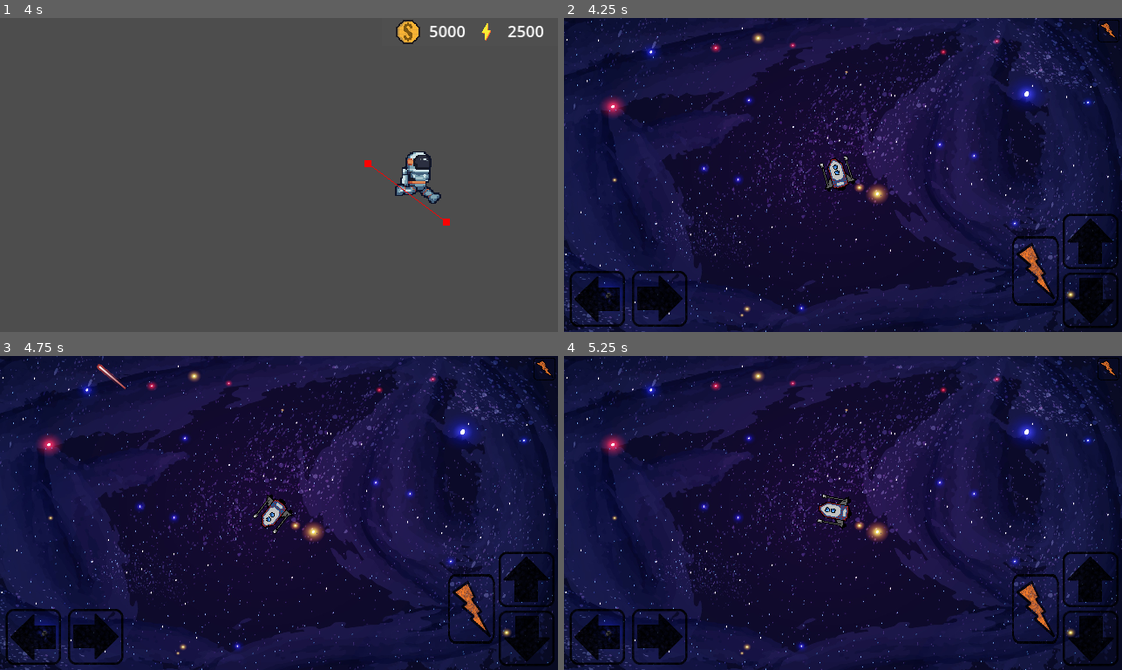
Above: before the commit, frames 1-4 (two rows, left to right).
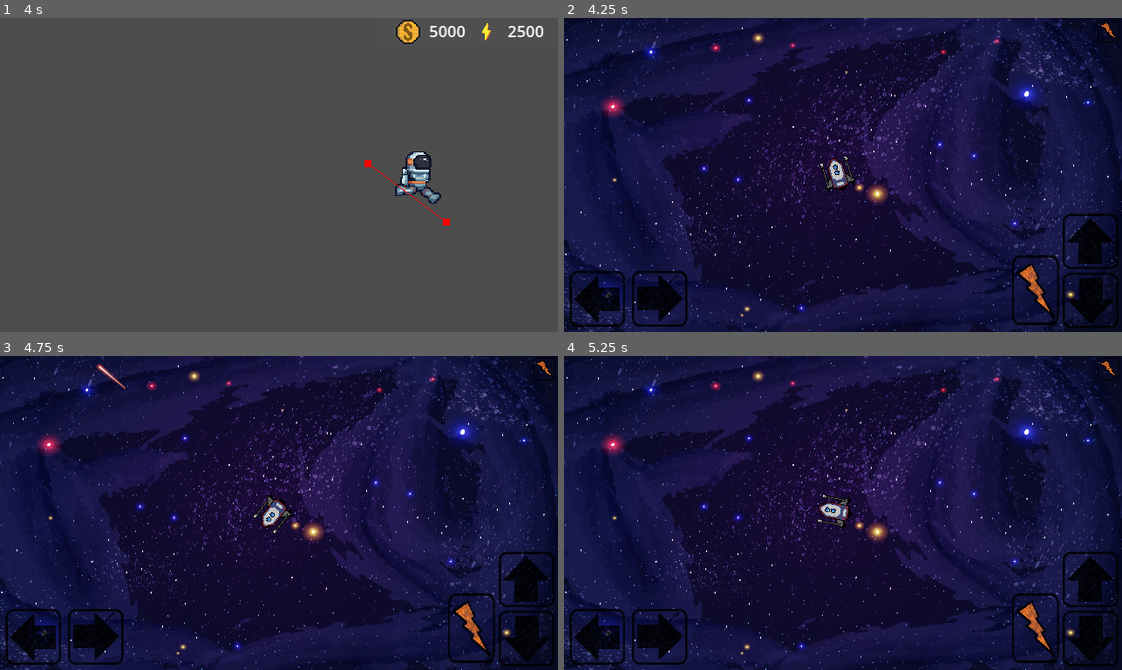
Above: after the commit, the same moments.

Repository: AmirKarma/MESSAG
Game: Godot game, scene res://Welt/world.tscn
The game is run twice, just before and just after one commit, with the same random seed, the same clock (stepped at 60 frames per second) and the same inputs.
Inputs (mouse positions are in pixels of both pictures, inside the frame that each line leads up to):
- Up to frame 1 (4 s): move the mouse to (401, 159) at 0.52 s; press the mouse at (401, 159) at 0.53 s; hold Right (rechts) 0.53-1.28 s; move the mouse to (167, 190) at 1.27 s; release the mouse at (167, 190) at 1.28 s; hold Left (links) 1.28-2.03 s; tap Space (schuss) at 1.35 s; move the mouse to (334, 105) at 2.02 s; hold Right (rechts) 2.03-3.53 s; tap Up (vor) at 2.1 s; move the mouse to (251, 237) at 2.77 s; tap Down (zurueck) at 2.85 s; move the mouse to (446, 222) at 3.52 s; press the mouse at (446, 222) at 3.53 s; hold Left (links) from 3.53 s (still down)
- Up to frame 2 (4.25 s): keep holding Left (links); tap M (debug) at 4.15 s
- Up to frame 3 (4.75 s): keep holding Left (links); move the mouse to (111, 465) at 4.27 s; release the mouse at (111, 465) at 4.28 s; tap Space (schuss) at 4.35 s
- Up to frame 4 (5.25 s): keep holding Left (links); tap R (reset) at 4.9 s; move the mouse to (870, 513) at 5.02 s; tap Up (vor) at 5.1 s

Frame 1 is identical in both runs. In frame 2, 1.0% of the frame differs, in the area x 80-89%, y 69-98%; in frame 3, 1.0%; in frame 4, 1.0%.

Commit message:
Little Changes

Diff:
--- a/View/Minigame1/minigame_1.gd
+++ b/View/Minigame1/minigame_1.gd
@@ -15,8 +15,10 @@
 func _process(delta):
 	if Input.is_action_just_pressed("debug"):
 		var maingame = load("res://Welt/world.tscn").instantiate()
-		get_tree().unload_current_scene()
-		get_tree().change_scene_to_packed(maingame)
+		get_tree().root.add_child(maingame)
+		get_tree().current_scene.queue_free()
+		get_tree().current_scene = maingame
+
 	elif Input.is_action_just_pressed("reset"):
 		get_tree().reload_current_scene()
 
--- a/View/Minigame1/minigame_1.tscn
+++ b/View/Minigame1/minigame_1.tscn
@@ -52,7 +52,7 @@
 action = "rechts"
 
 [node name="Touchschuss" type="TouchScreenButton" parent="."]
-position = Vector2(257, 125)
+position = Vector2(257, 136)
 scale = Vector2(0.210938, 0.3125)
 texture_normal = ExtResource("6_86lsl")
 action = "schuss"
@@ -61,4 +61,4 @@
 position = Vector2(306, 1)
 scale = Vector2(0.1, 0.1)
 texture_normal = ExtResource("6_86lsl")
-action = "reset"
+action = "debug"
--- a/View/project.godot
+++ b/View/project.godot
@@ -75,3 +75,4 @@
 [rendering]
 
 renderer/rendering_method="mobile"
+textures/vram_compression/import_etc2_astc=true
Binary file added: View/Minigame1/berg.png
Not shown, added: View/Minigame1/berg.png.import
Not shown, changed: View/export_presets.cfg
